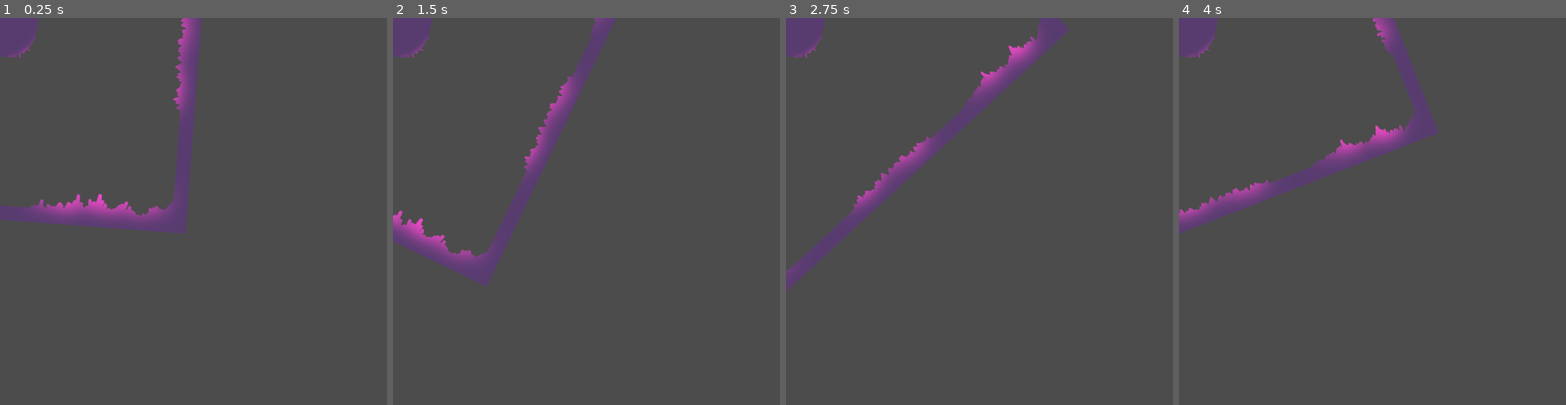
Above: before the commit, frames 1-4 (left to right).
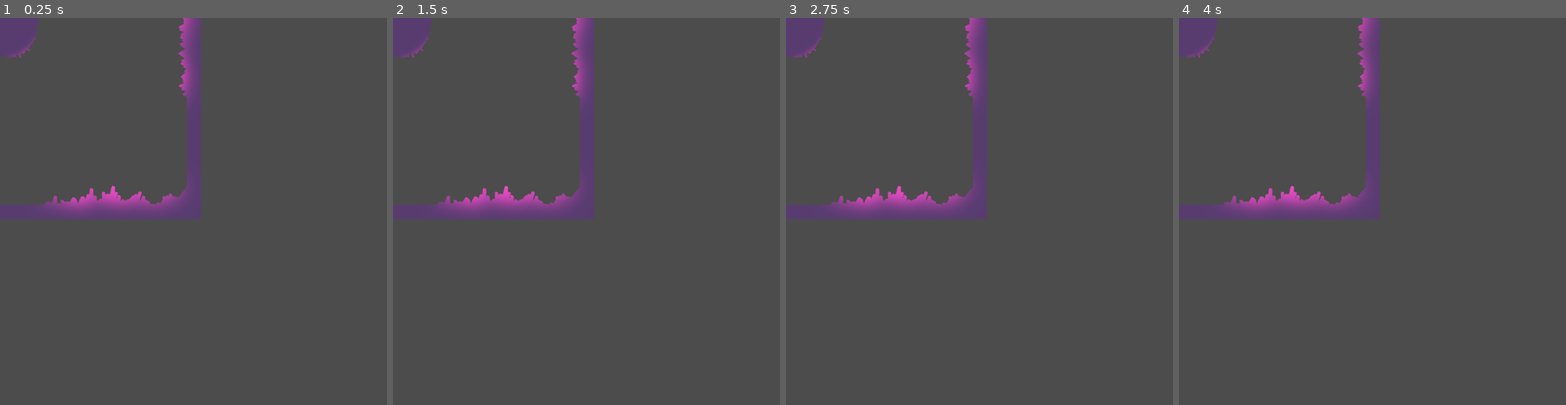
Above: after the commit, the same moments.

Repository: ardoardo02/Project-GMTK-2022
Game: Godot game, scene res://Scene/Level.tscn
The game is run twice, just before and just after one commit, with the same random seed, the same clock (stepped at 60 frames per second) and the same inputs. This scene is started directly instead of the project's main scene.
Inputs (mouse positions are in pixels of both pictures, inside the frame that each line leads up to):
- Up to frame 1 (0.25 s): no input
- Up to frame 2 (1.5 s): move the mouse to (567, 288) at 0.52 s; hold Up (ui_up) from 0.53 s (still down); click (567, 288) at 0.67 s; move the mouse to (702, 269) at 1.27 s
- Up to frame 3 (2.75 s): move the mouse to (863, 153) at 2.02 s; release Up (ui_up) at 2.03 s; hold Left (ui_left) from 2.03 s (still down)
- Up to frame 4 (4 s): move the mouse to (1391, 211) at 2.77 s; click (1391, 211) at 2.92 s; move the mouse to (1314, 114) at 3.52 s; release Left (ui_left) at 3.53 s; hold Down (ui_down) from 3.53 s (still down)

The runs differ from the first frame. In frame 1, 4.4% of the frame differs, in the area x 0-53%, y 0-56%; in frame 2, 8.4%, in the area x 0-58%, y 0-70%; in frame 3, 8.2%; in frame 4, 8.0%.
Error in both runs: Attempt to call function 'get_child_count' in base 'null instance' on a null instance. (res://Scene/Level.gd:18)

Commit message:
kamera turun pas selesai

Diff:
--- a/Main.gd
+++ b/Main.gd
@@ -3,6 +3,7 @@
 
 signal dice_reset
 signal start
+#signal habis
 
 var hp
 var counter = 0
@@ -11,9 +12,11 @@
 
 # Called when the node enters the scene tree for the first time.
 func _ready():
-	#$Daisu.connect("hit_wall", self, "on_dice_hit_wall")
+#	$Daisu.connect("end", self, "on_end_game")
 	hp = 6
 
+#func on_end_game():
+#	emit_signal("habis")
 
 #func on_dice_hit_wall():
 #	var effect = EFFECT.instance()
--- a/Main.tscn
+++ b/Main.tscn
@@ -148,22 +148,22 @@
 [node name="TextureRect" type="TextureRect" parent="Outro"]
 margin_left = 600.0
 margin_top = 599.0
-margin_right = 2305.0
+margin_right = 1200.0
 margin_bottom = 1199.0
 rect_rotation = 90.0
 texture = SubResource( 5 )
 expand = true
 
-[node name="StaticBody2D" type="StaticBody2D" parent="Outro"]
-position = Vector2( 0, 2304 )
+[node name="tanah" type="StaticBody2D" parent="Outro"]
+position = Vector2( 0, 1100 )
 
-[node name="TextureRect" type="TextureRect" parent="Outro/StaticBody2D"]
+[node name="TextureRect" type="TextureRect" parent="Outro/tanah"]
 margin_right = 600.0
 margin_bottom = 128.0
 texture = SubResource( 7 )
 expand = true
 
-[node name="CollisionShape2D" type="CollisionShape2D" parent="Outro/StaticBody2D"]
+[node name="CollisionShape2D" type="CollisionShape2D" parent="Outro/tanah"]
 position = Vector2( 300, 64 )
 shape = SubResource( 8 )
 
--- a/Scene/Border/Border.gd
+++ b/Scene/Border/Border.gd
@@ -14,8 +14,8 @@
 func _process(delta):
 	#if get_parent().current_level == 6:
 		#queue_free()
-
-	rotate(delta * speed)
+	if rotate:
+		rotate(delta * speed)
 
 
 func _on_FinishTimer_timeout():
--- a/Scene/CameraBody.gd
+++ b/Scene/CameraBody.gd
@@ -4,12 +4,18 @@
 
 var velocity = Vector2()
 var gameStart = false
+var gameEnd = false
 
 func _ready():
 	var startSignal = get_parent().connect("start", self, "on_start_game")
+#	var endSignal = get_parent().connect("habis", self, "on_end_game")
 
 func on_start_game():
 	gameStart = true
+#
+#func on_end_game():
+#	print("mengakhiri permainan")
+#	gameEnd = true
 
 #func get_input():
 #	velocity = Vector2()
@@ -25,11 +31,14 @@
 #	velocity = velocity.normalized() * speed
 
 func _physics_process(delta):
-	if gameStart == true:
+	if gameStart == true or gameEnd == true:
 		velocity = Vector2()
-		if position.y > 300:
+		if position.y > 300 and gameStart:
 			velocity.y -= 20
 			gameStart = false
+		if position.y > 900 and gameEnd:
+			velocity.y -= 20
+			gameEnd = false
 		velocity.y += 20
 		velocity = velocity.normalized() * speed
 #
--- a/Scene/Daisu.tscn
+++ b/Scene/Daisu.tscn
@@ -145,6 +145,19 @@
 wait_time = 0.5
 one_shot = true
 
+[node name="Kamera" type="Camera2D" parent="."]
+limit_left = 0
+limit_top = 0
+limit_right = 600
+limit_bottom = 1200
+limit_smoothed = true
+drag_margin_left = 0.9
+drag_margin_top = 0.9
+drag_margin_right = 0.9
+drag_margin_bottom = 0.9
+editor_draw_limits = true
+editor_draw_drag_margin = true
+
 [connection signal="area_entered" from="CollisionDetector" to="." method="_on_CollisionDetector_area_entered"]
 [connection signal="body_entered" from="CollisionDetector" to="." method="_on_CollisionDetector_body_entered"]
 [connection signal="timeout" from="Timer" to="." method="_on_Timer_timeout"]
--- a/Script/Daisu.gd
+++ b/Script/Daisu.gd
@@ -1,11 +1,15 @@
 extends RigidBody2D
 
 #signal hit_wall
+#signal end
+
 var max_speed = 700
 
 var counter = 0
 var hp = 6
 var EFFECT = preload("res://Scene/BounceParticle.tscn")
+
+var debounceTanah = false
 
 var init_pos = Vector2(300, 450)
 var check_offside = true
@@ -36,6 +40,12 @@
 		$BounceSound.play()
 		get_parent().add_child(effect)
 #		emit_signal("hit_wall")
+	if body.get_name() == "tanah" and !debounceTanah:
+		debounceTanah = true
+		var effect = EFFECT.instance()
+		effect.global_position = global_position
+		$BounceSound.play()
+		get_parent().add_child(effect)
 
 	#print(body.get_name())
 
@@ -85,4 +95,7 @@
 
 func _on_Level_add_gravity():
 	gravity_scale = 1
+#	bounce = 0
 	check_offside = false
+	$Kamera.current = true
+#	emit_signal("end")
